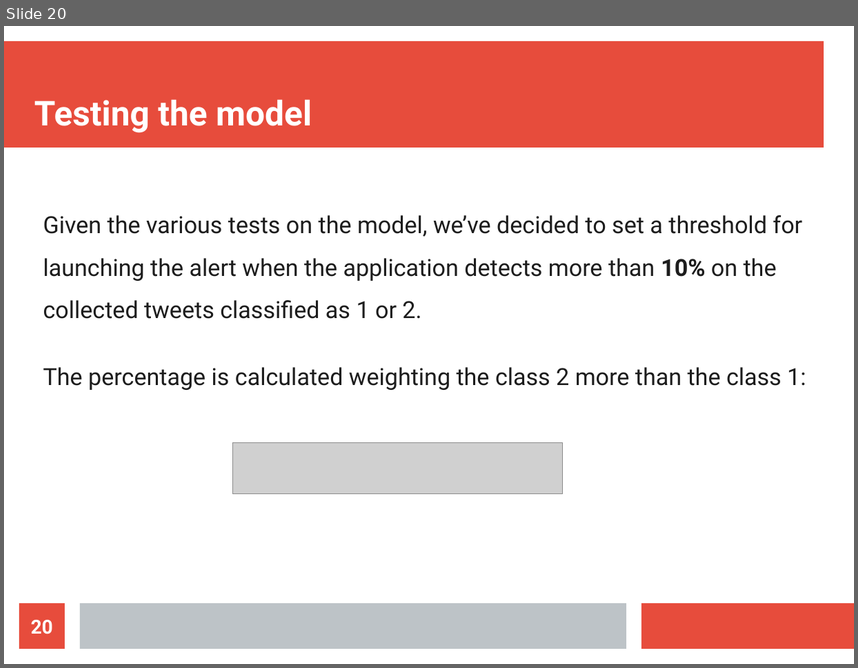
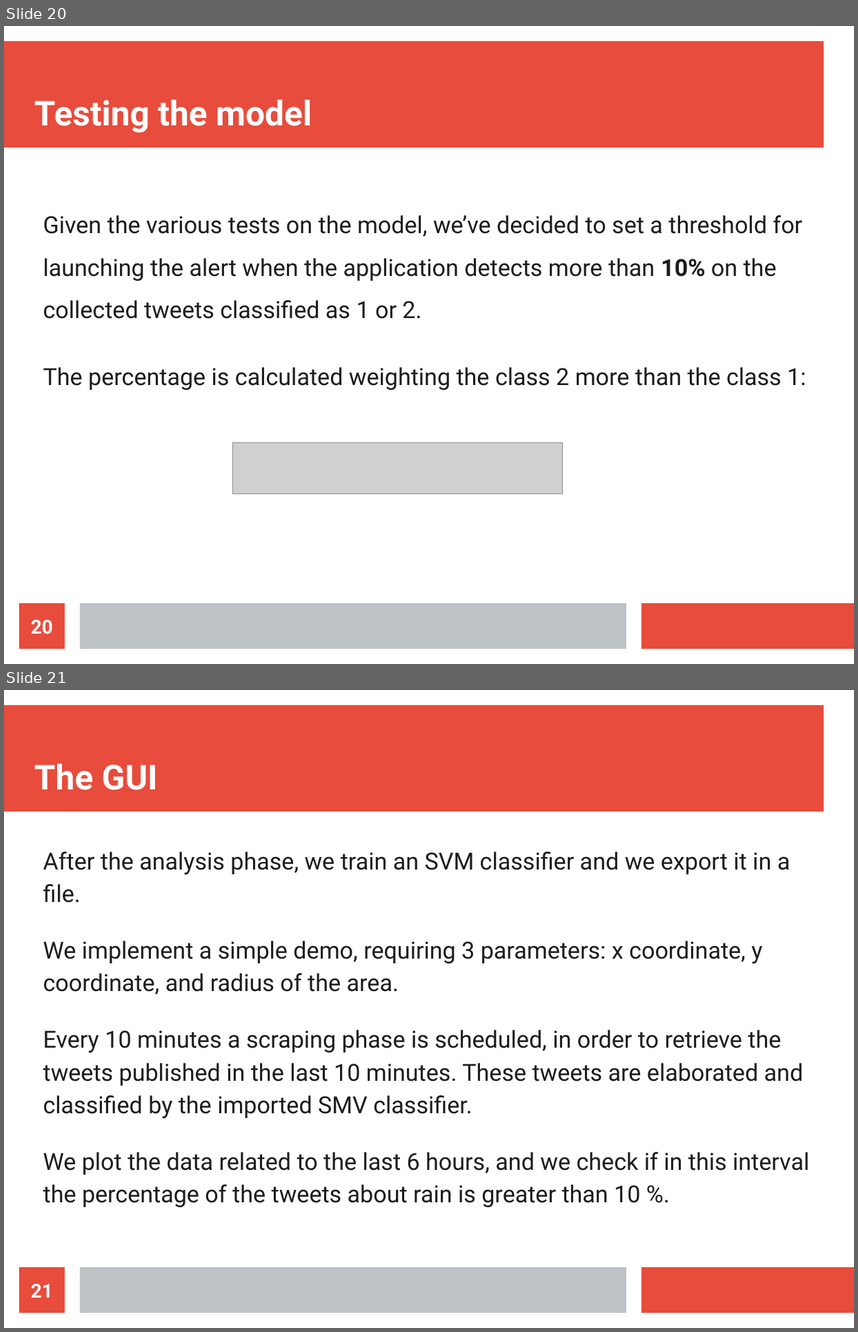
Before and after one commit to MarcoParola/STAD, a slide deck: doc/presentation.odp. Shown one above the other, each under a label of ours: slide 20 before the commit, slides 20 and 21 after it. The pictures are 858x668 and 858x1332 pixels, drawn with LibreOffice and Linux fonts; fonts in the diff are those of the drawing; grey boxes stand for pictures. Boxes give left, top, right and bottom in pixels: in the first picture for what was removed or moved away, otherwise in the second. Text is boxed around its words. In the diff, an @@ line names an element or a change of style, - is before the commit and + after.

```diff
--- a/doc/presentation.odp
+++ b/doc/presentation.odp
@@ slide 21 added at (x1=4, y1=690, x2=854, y2=1328), background #FFFFFF; not listed: 3 template elements that a slide beside it also shows @@
@@ title added at (x1=34, y1=763, x2=158, y2=790), 32 pt, text #FFFFFF, bold @@
+The GUI
@@ text added at (x1=43, y1=851, x2=809, y2=1207), 22 pt, text #1C1C1C @@
+After the analysis phase, we train an SVM classifier and we export it in a file.
+We implement a simple demo, requiring 3 parameters: x coordinate, y coordinate, and radius of the area.
+Every 10 minutes a scraping phase is scheduled, in order to retrieve the tweets published in the last 10 minutes. These tweets are elaborated and classified by the imported SMV classifier.
+We plot the data related to the last 6 hours, and we check if in this interval the percentage of the tweets about rain is greater than 10 %.
@@ page number added at (x1=19, y1=1267, x2=65, y2=1312), fill #E74C3C, 18 pt, text #FFFFFF, bold @@
+21
```
Also in this commit, not shown: 1 slide changed, 1 other slide added, 3 slides removed.
